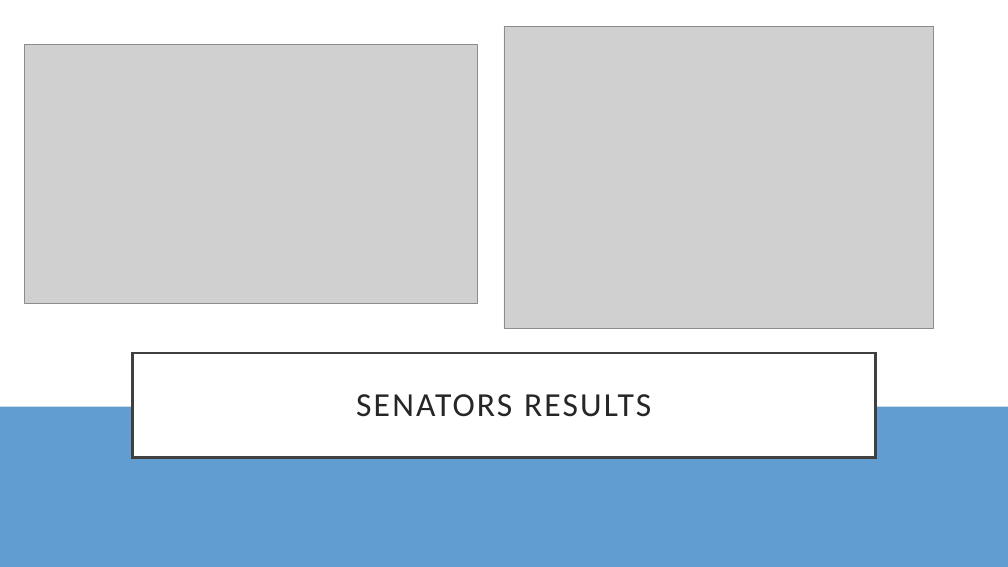
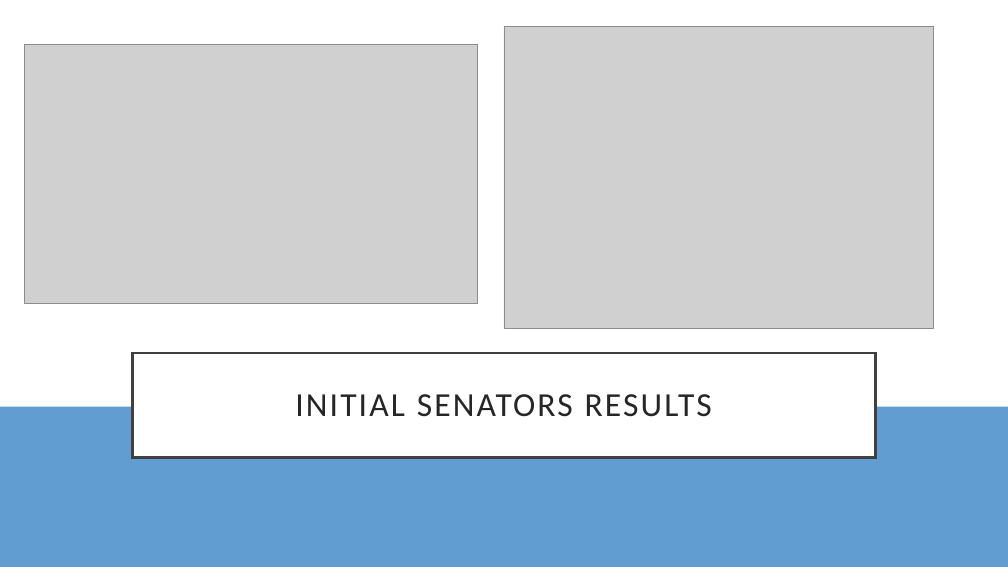
Before and after one commit to oliviaroy20/SocialSensing, a slide deck: slide 11 of Final Presentation.pptx. Drawn at 1008x567 pixels with LibreOffice and Linux fonts; fonts in the diff are those of the drawing; grey boxes stand for pictures. Boxes give left, top, right and bottom in pixels: in the first picture for what was removed or moved away, otherwise in the second. Text is boxed around its words. In the diff, an @@ line names an element or a change of style, - is before the commit and + after.

```diff
--- a/Final Presentation.pptx
+++ b/Final Presentation.pptx
@@ title at [295,394,712,417]: text changed @@
-SENATORS RESULTS
+INITIAL SENATORS RESULTS
```
Also in this commit, not shown: 2 other slides changed, 3 slides added, 2 slides removed, 2 other files.
